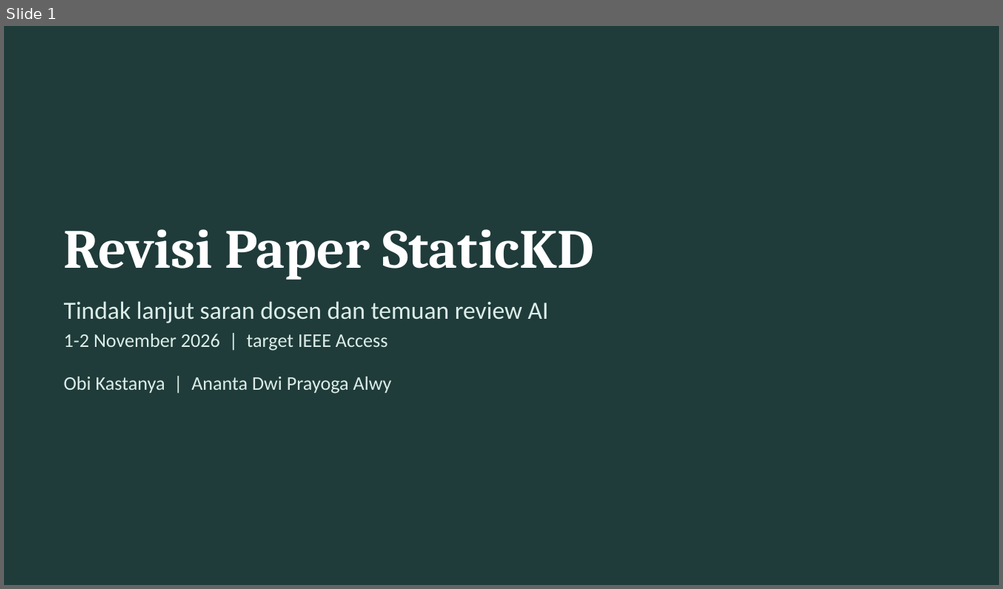
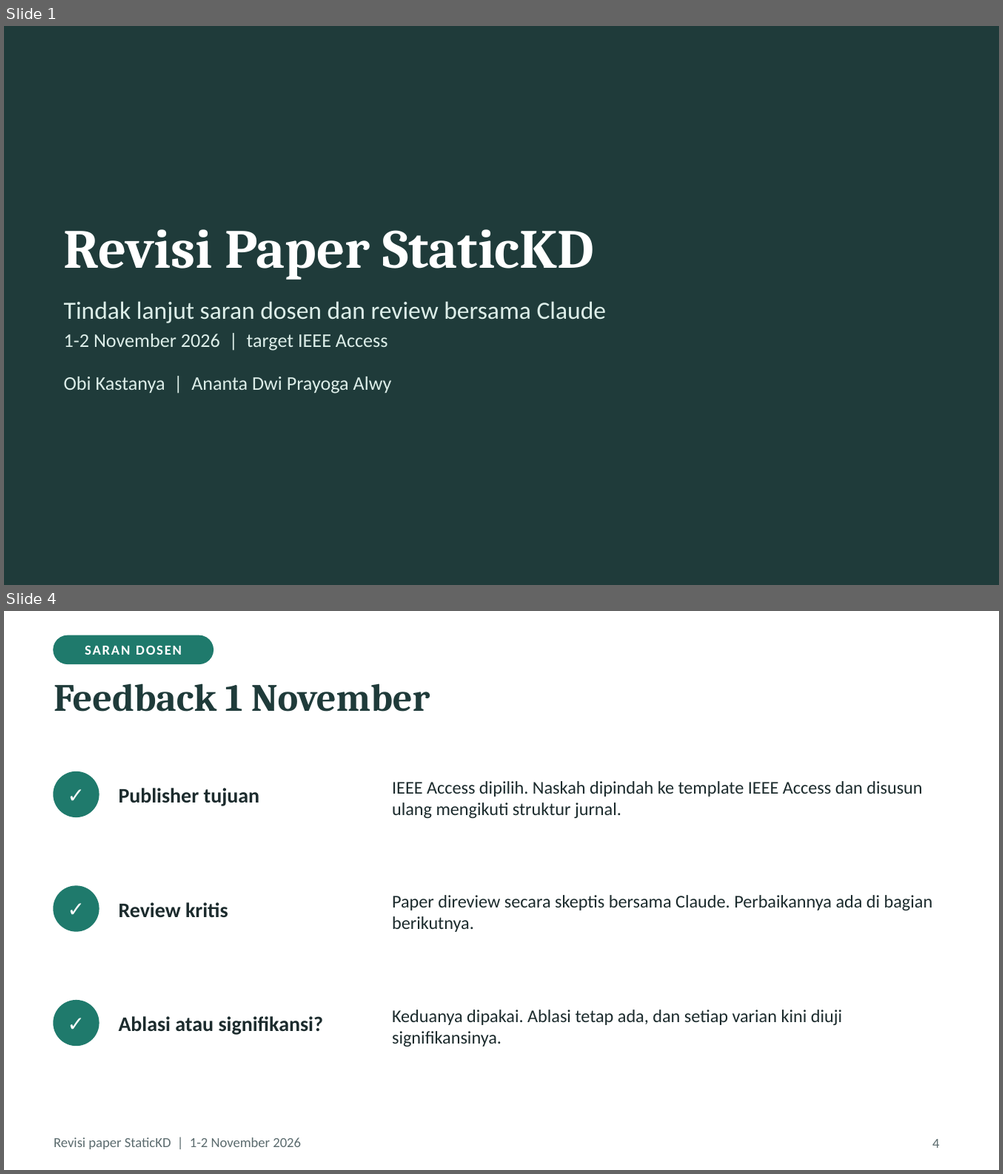
Before and after one commit to obikastanya/iptc_lightweight_label_detection, a slide deck: reviewer_feedback/revision_slides.pptx. Shown one above the other, each under a label of ours: slide 1 before the commit, slides 1 and 4 after it; the slides between them are not shown. The pictures are 1003x589 and 1003x1174 pixels, drawn with LibreOffice and Linux fonts; fonts in the diff are those of the drawing. Boxes give left, top, right and bottom in pixels: in the first picture for what was removed or moved away, otherwise in the second. Text is boxed around its words. In the diff, an @@ line names an element or a change of style, - is before the commit and + after.

```diff
--- a/reviewer_feedback/revision_slides.pptx
+++ b/reviewer_feedback/revision_slides.pptx
@@ slide 4 added at bbox=[4, 611, 999, 1170], background #FFFFFF @@
@@ rounded rectangle added at bbox=[54, 636, 213, 664], fill #1F7A6C, outline #1F7A6C 1 pt @@
@@ text added at bbox=[85, 645, 182, 655], 10 pt, text #FFFFFF, bold @@
+SARAN DOSEN
@@ title added at bbox=[54, 684, 430, 712], 28 pt, text #1F3B3A, bold @@
+Feedback 1 November
@@ ellipse added at bbox=[54, 772, 99, 817], fill #1F7A6C, outline #1F7A6C 1 pt @@
@@ text added at bbox=[54, 772, 99, 817], 15 pt, text #FFFFFF, bold @@
+✓
@@ text added at bbox=[119, 788, 260, 806], 15 pt, text #1C2B2D, bold @@
+Publisher tujuan
@@ text added at bbox=[392, 781, 922, 818], 13 pt, text #1C2B2D @@
+IEEE Access dipilih. Naskah dipindah ke template IEEE Access dan disusun ulang mengikuti struktur jurnal.
@@ ellipse added at bbox=[54, 886, 99, 931], fill #1F7A6C, outline #1F7A6C 1 pt @@
@@ text added at bbox=[54, 886, 99, 931], 15 pt, text #FFFFFF, bold @@
+✓
@@ text added at bbox=[392, 895, 933, 932], 13 pt, text #1C2B2D @@
+Paper direview secara skeptis bersama Claude. Perbaikannya ada di bagian berikutnya.
@@ text added at bbox=[119, 903, 228, 918], 15 pt, text #1C2B2D, bold @@
+Review kritis
@@ ellipse added at bbox=[54, 1001, 99, 1045], fill #1F7A6C, outline #1F7A6C 1 pt @@
@@ text added at bbox=[54, 1001, 99, 1045], 15 pt, text #FFFFFF, bold @@
+✓
@@ text added at bbox=[392, 1010, 842, 1047], 13 pt, text #1C2B2D @@
+Keduanya dipakai. Ablasi tetap ada, dan setiap varian kini diuji signifikansinya.
@@ text added at bbox=[119, 1017, 324, 1035], 15 pt, text #1C2B2D, bold @@
+Ablasi atau signifikansi?
@@ text added at bbox=[54, 1138, 301, 1150], 10 pt, text #5B6B6E @@
+Revisi paper StaticKD | 1-2 November 2026
@@ page number added at bbox=[932, 1139, 939, 1148], 10 pt, text #5B6B6E @@
+4
@@ slide 1 changed as well @@
@@ text at bbox=[64, 301, 606, 323]: text changed @@
-Tindak lanjut saran dosen dan temuan review AI
+Tindak lanjut saran dosen dan review bersama Claude
```
Also in this commit, not shown: 3 other slides changed, 3 other slides added, 8 slides removed.
